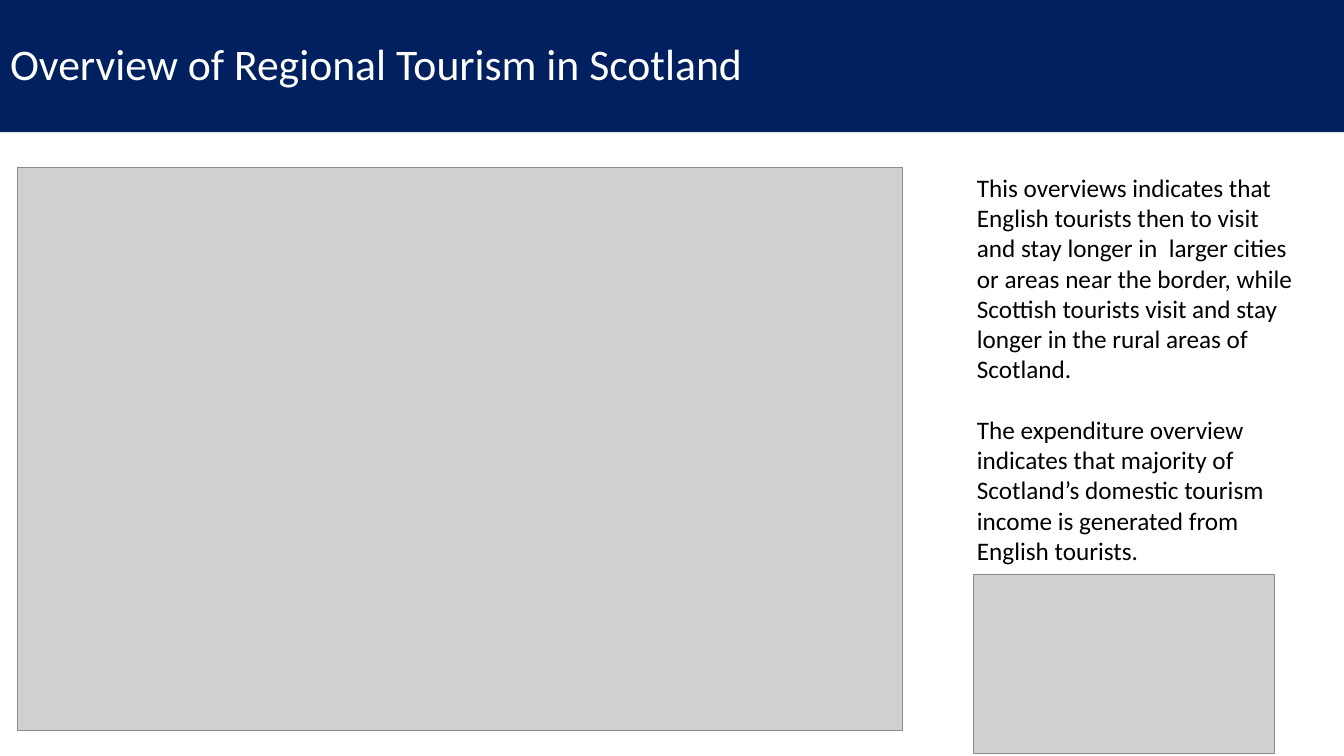
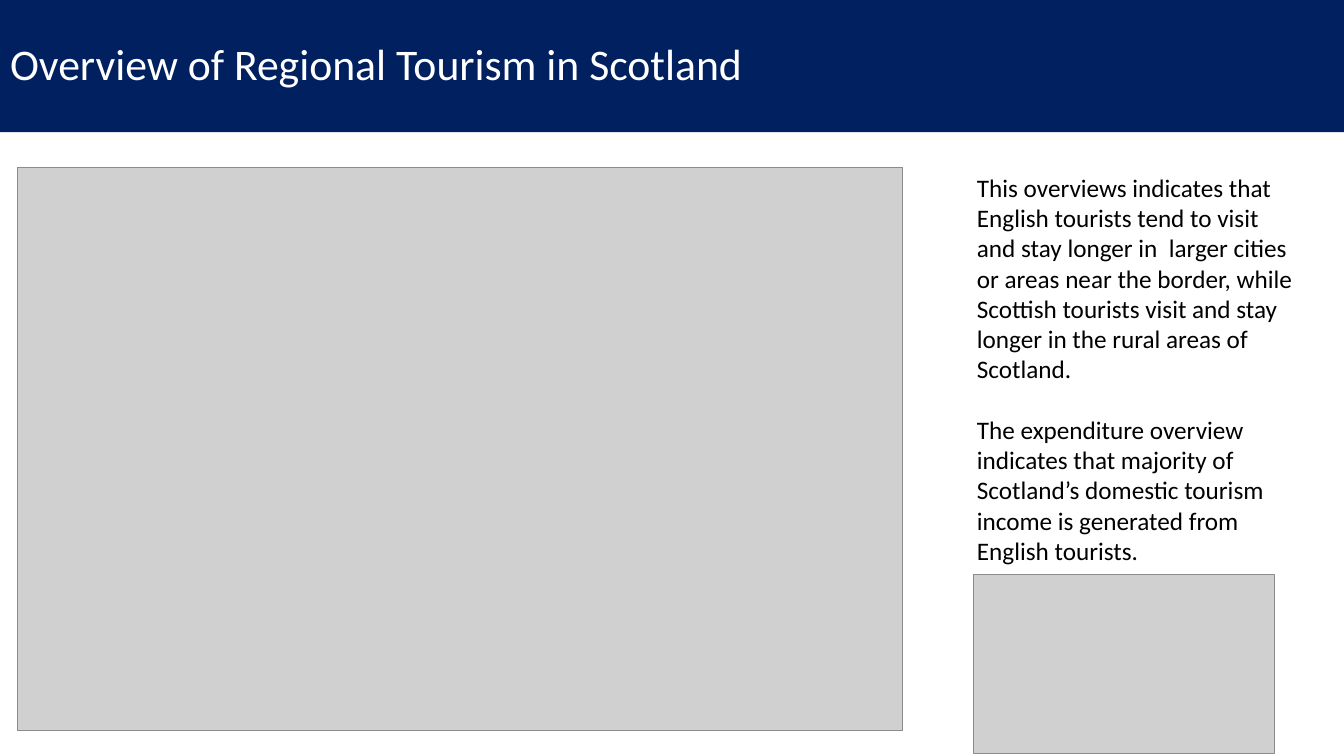
Before and after one commit to barrodea/visit_scotland, a slide deck: slide 11 of Visit Scotland Presentation.pptx. Drawn at 1344x756 pixels with LibreOffice and Linux fonts; fonts in the diff are those of the drawing; grey boxes stand for pictures. Boxes give left, top, right and bottom in pixels: in the first picture for what was removed or moved away, otherwise in the second. Text is boxed around its words. In the diff, an @@ line names an element or a change of style, - is before the commit and + after.

```diff
--- a/Visit Scotland Presentation.pptx
+++ b/Visit Scotland Presentation.pptx
@@ text at [977, 179, 1292, 378]: text changed @@
-This overviews indicates that English tourists then to visit and stay longer in larger cities or areas near the border, while Scottish tourists visit and stay longer in the rural areas of Scotland.
+This overviews indicates that English tourists tend to visit and stay longer in larger cities or areas near the border, while Scottish tourists visit and stay longer in the rural areas of Scotland.
```
Also in this commit, not shown: 3 other slides changed.
